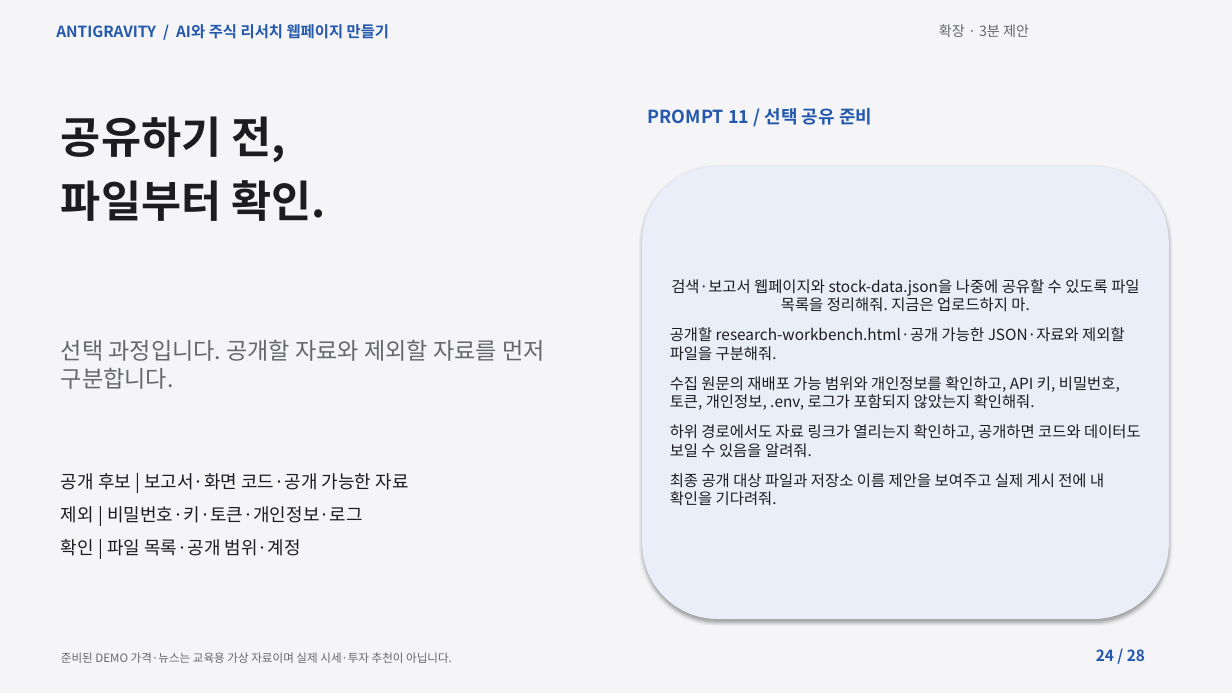
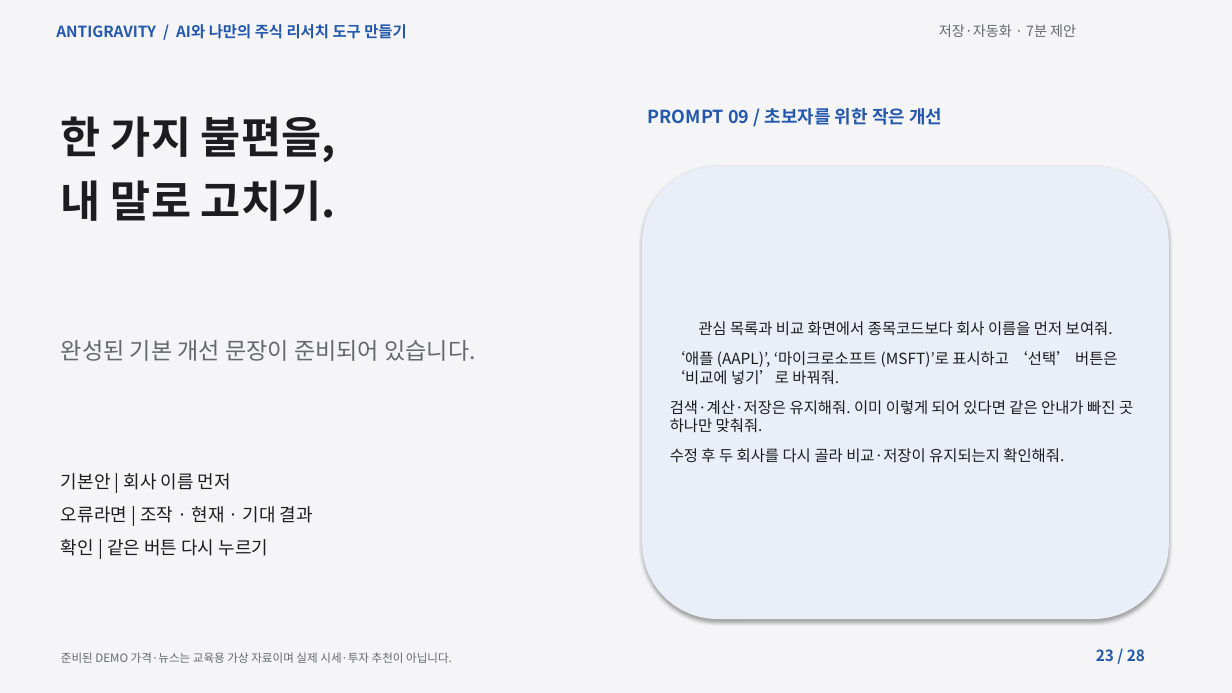
Before and after one commit to elect94/reportsol, a slide deck: slide 23 of materials/lecture.pptx (slide 24 before the commit). Drawn at 1232x693 pixels with LibreOffice and Linux fonts; fonts in the diff are those of the drawing. Boxes give left, top, right and bottom in pixels: in the first picture for what was removed or moved away, otherwise in the second. Text is boxed around its words. In the diff, an @@ line names an element or a change of style, - is before the commit and + after.

```diff
--- a/materials/lecture.pptx
+++ b/materials/lecture.pptx
@@ text at (56, 24, 406, 39): text changed @@
-ANTIGRAVITY / AI와 주식 리서치 웹페이지 만들기
+ANTIGRAVITY / AI와 나만의 주식 리서치 도구 만들기
@@ text at (939, 24, 1076, 37): text changed @@
-확장 · 3분 제안
+저장·자동화 · 7분 제안
@@ text at (61, 116, 335, 221): text changed @@
-공유하기 전,
-파일부터 확인.
+한 가지 불편을,
+내 말로 고치기.
@@ text at (648, 108, 942, 125): text changed @@
-PROMPT 11 / 선택 공유 준비
+PROMPT 09 / 초보자를 위한 작은 개선
@@ text in rounded rectangle at (670, 321, 1133, 463): text changed @@
-검색·보고서 웹페이지와 stock-data.json을 나중에 공유할 수 있도록 파일 목록을 정리해줘. 지금은 업로드하지 마.
-공개할 research-workbench.html·공개 가능한 JSON·자료와 제외할 파일을 구분해줘.
-수집 원문의 재배포 가능 범위와 개인정보를 확인하고, API 키, 비밀번호, 토큰, 개인정보, .env, 로그가 포함되지 않았는지 확인해줘.
-하위 경로에서도 자료 링크가 열리는지 확인하고, 공개하면 코드와 데이터도 보일 수 있음을 알려줘.
-최종 공개 대상 파일과 저장소 이름 제안을 보여주고 실제 게시 전에 내 확인을 기다려줘.
+관심 목록과 비교 화면에서 종목코드보다 회사 이름을 먼저 보여줘.
+‘애플 (AAPL)’, ‘마이크로소프트 (MSFT)’로 표시하고 ‘선택’ 버튼은 ‘비교에 넣기’로 바꿔줘.
+검색·계산·저장은 유지해줘. 이미 이렇게 되어 있다면 같은 안내가 빠진 곳 하나만 맞춰줘.
+수정 후 두 회사를 다시 골라 비교·저장이 유지되는지 확인해줘.
@@ text at (61, 340, 475, 361): text changed @@
-선택 과정입니다. 공개할 자료와 제외할 자료를 먼저 구분합니다.
+완성된 기본 개선 문장이 준비되어 있습니다.
@@ text at (61, 473, 313, 556): text changed @@
-공개 후보 | 보고서·화면 코드·공개 가능한 자료
-제외 | 비밀번호·키·토큰·개인정보·로그
-확인 | 파일 목록·공개 범위·계정
+기본안 | 회사 이름 먼저
+오류라면 | 조작 · 현재 · 기대 결과
+확인 | 같은 버튼 다시 누르기
@@ text at (1096, 649, 1145, 661): text changed @@
-24 / 28
+23 / 28
```
Also in this commit, not shown: 26 other slides changed, 1 slide added, 1 slide removed, 26 other files.
